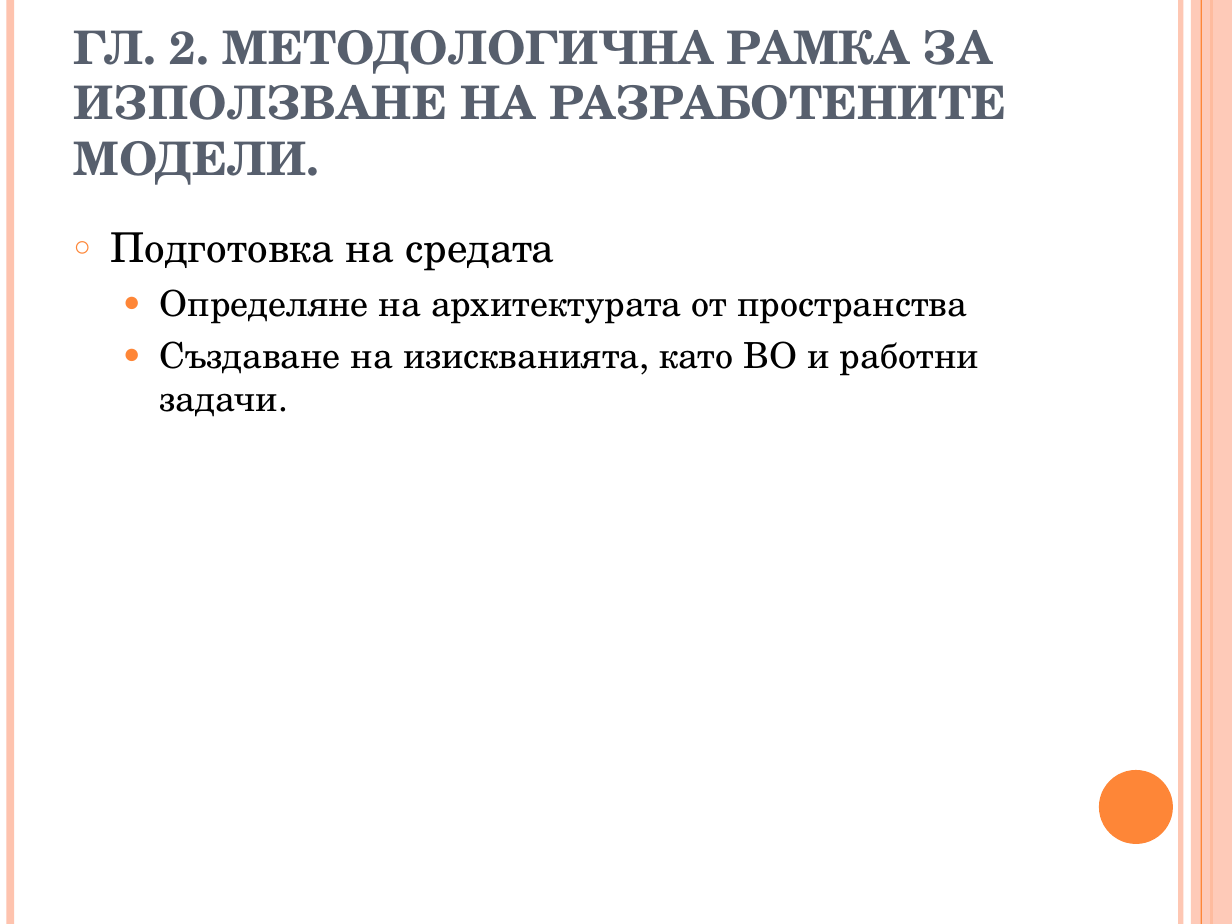
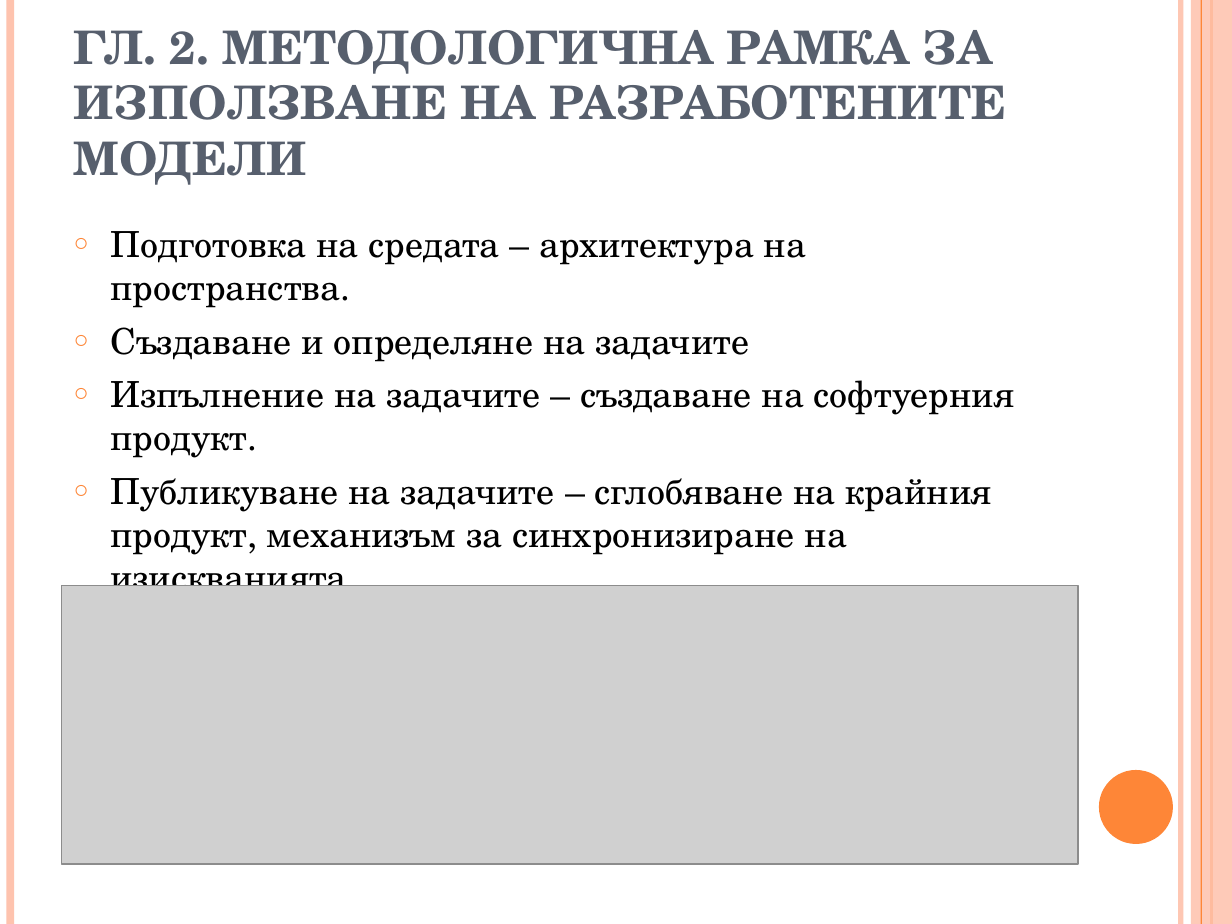
Before and after one commit to vjotov/versia, a slide deck: slide 10 of doc/preseontation.ppt. Drawn at 1232x924 pixels with LibreOffice and Linux fonts; fonts in the diff are those of the drawing; grey boxes stand for pictures. Boxes give left, top, right and bottom in pixels: in the first picture for what was removed or moved away, otherwise in the second. Text is boxed around its words. In the diff, an @@ line names an element or a change of style, - is before the commit and + after.

```diff
--- a/doc/preseontation.ppt
+++ b/doc/preseontation.ppt
@@ title at box(74, 30, 1006, 185): text changed @@
-ГЛ. 2. МЕТОДОЛОГИЧНА РАМКА ЗА ИЗПОЛЗВАНЕ НА РАЗРАБОТЕНИТЕ МОДЕЛИ.
+ГЛ. 2. МЕТОДОЛОГИЧНА РАМКА ЗА ИЗПОЛЗВАНЕ НА РАЗРАБОТЕНИТЕ МОДЕЛИ
@@ text at box(110, 231, 1015, 600): text changed @@
-○ Подготовка на средата
-  ● Определяне на архитектурата от пространства
-  ● Създаване на изискванията, като ВО и работни задачи.
+○ Подготовка на средата – архитектура на пространства.
+○ Създаване и определяне на задачите
+○ Изпълнение на задачите – създаване на софтуерния продукт.
+○ Публикуване на задачите – сглобяване на крайния продукт, механизъм за синхронизиране на изискванията.
@@ picture added at box(62, 585, 1078, 864) @@
```
Also in this commit, not shown: 4 other slides changed, 2 slides added.
